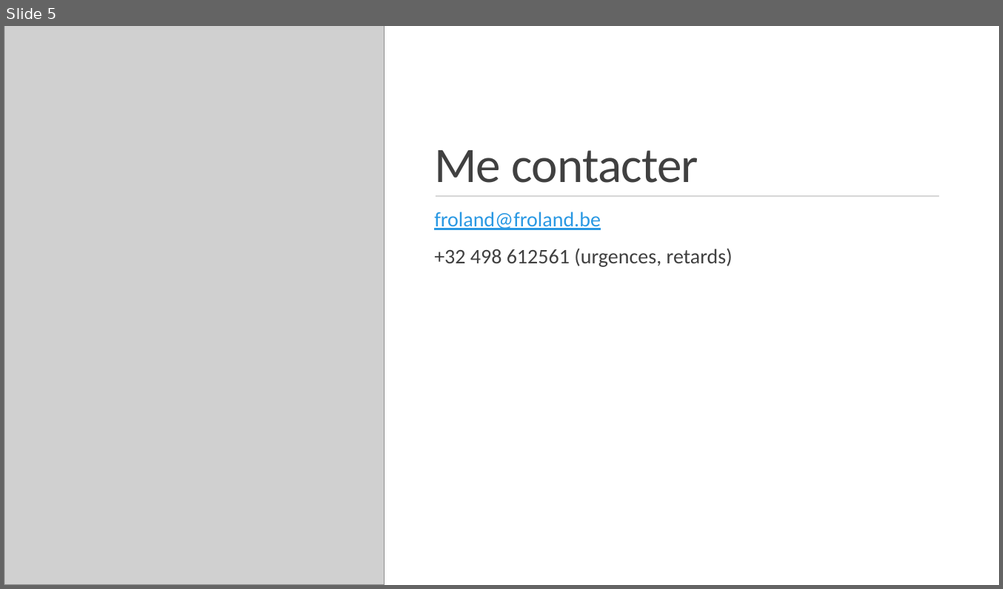
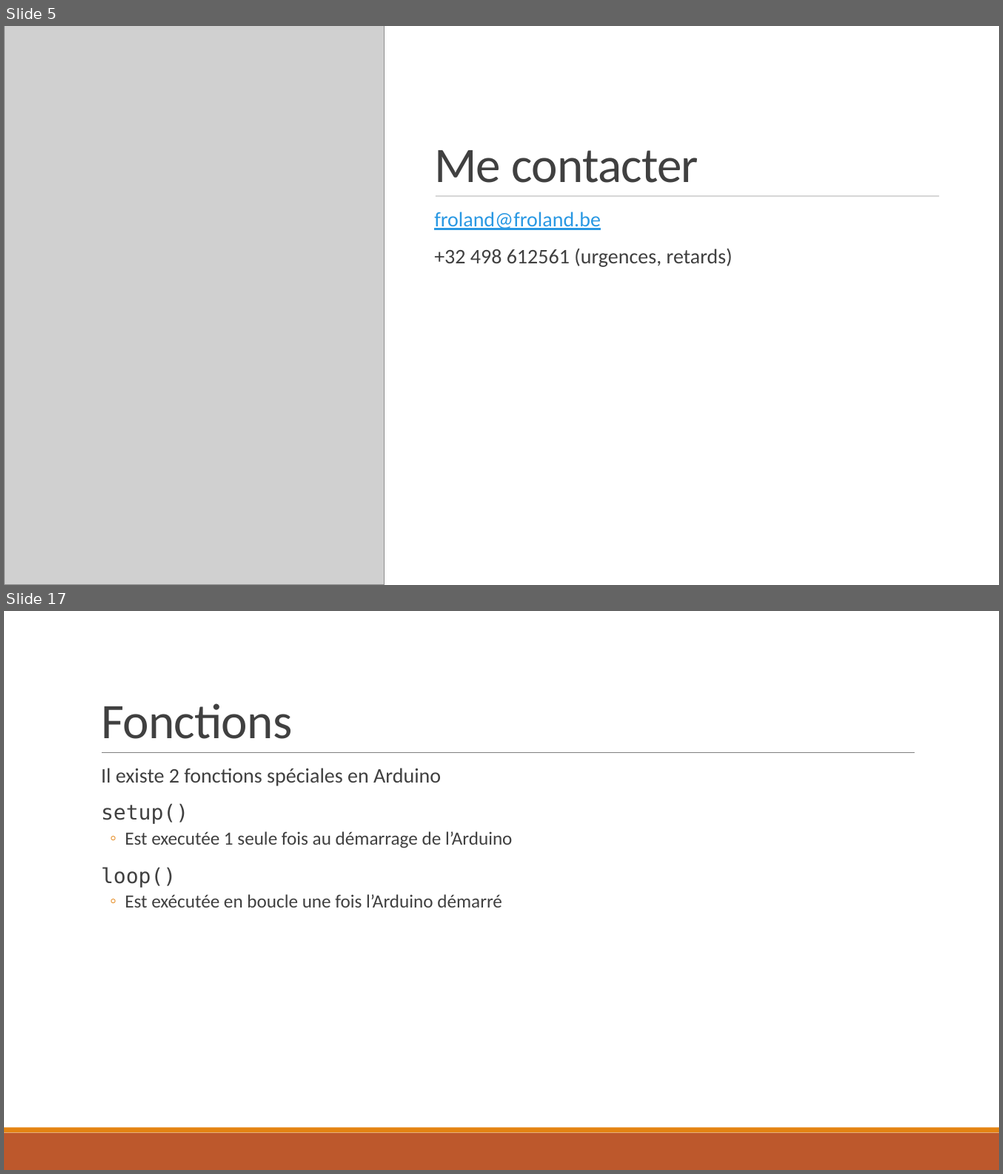
Before and after one commit to froland/cursus-iot-3days, a slide deck: Objets connectés.pptx. Shown one above the other, each under a label of ours: slide 5 before the commit, slides 5 and 17 after it; the slides between them are not shown. The pictures are 1003x589 and 1003x1174 pixels, drawn with LibreOffice and Linux fonts; fonts in the diff are those of the drawing; grey boxes stand for pictures. Boxes give left, top, right and bottom in pixels: in the first picture for what was removed or moved away, otherwise in the second. Text is boxed around its words. In the diff, an @@ line names an element or a change of style, - is before the commit and + after.

```diff
--- a/Objets connectés.pptx
+++ b/Objets connectés.pptx
@@ slide 17 added at (4,611,999,1170), background #FFFFFF; not listed: 2 template elements that a slide beside it also shows @@
@@ title added at (101,703,292,739), 48 pt, text #404040 @@
+Fonctions
@@ line added from (102, 753) to (915, 753), #808080 0.5 pt @@
@@ text added at (101,768,512,908), 18 pt, text #404040 @@
+  Il existe 2 fonctions spéciales en Arduino
+  setup()
+  ◦ Est executée 1 seule fois au démarrage de l’Arduino
+  loop()
+  ◦ Est exécutée en boucle une fois l’Arduino démarré
```
Also in this commit, not shown: 1 slide changed, 16 other slides added, 2 other files.
